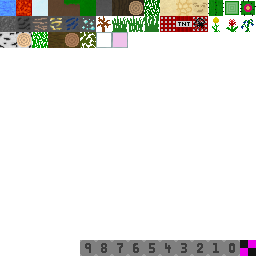
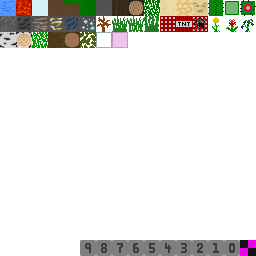
Before/after of a 256 x 256 layered artwork. What changed in the layer stack:
painted on "Textures" over box(112, 32, 128, 48)
